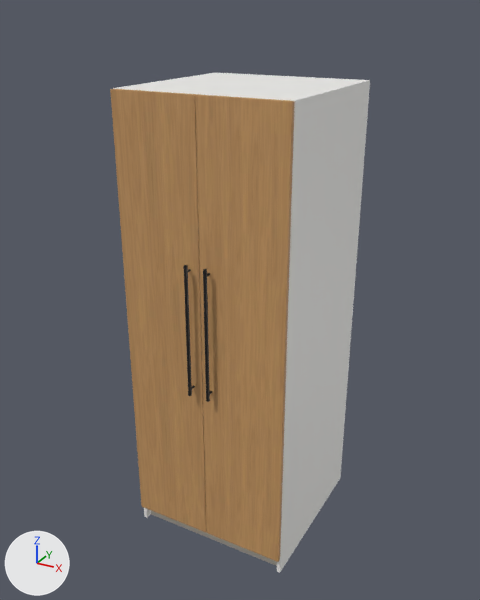
The glTF model twin/homes/mokryeon_180b/assets/furniture/wardrobe_3.glb as it was, and as the next commit left it.
Camera for both pictures: a 50 mm lens placed at (1.33, -2.47, 2.38), pointed at (-0.02, -0.01, 1.15). Lighting does not change. The marker at lower left points along +X, +Y and +Z. The picture after the commit comes second. Where no turn or scale is listed for an object, it has been applied to the vertices. Vertices at exactly the same position are counted once.

Names of what the first picture shows: 'wardrobe_3_carcass', 'wardrobe_3_door_l', 'wardrobe_3_door_r' and 3 more.
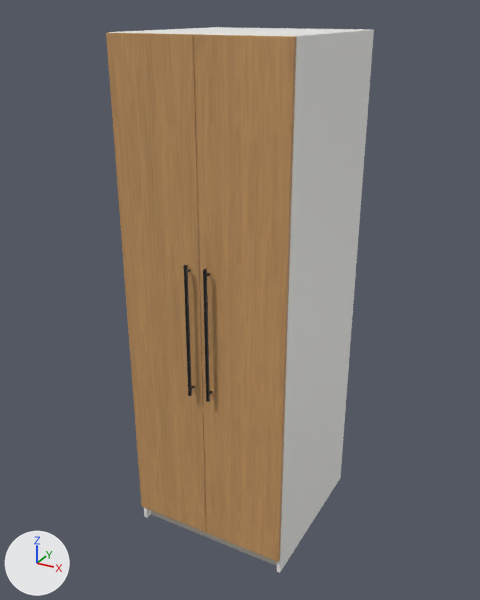
Where the newer file only moved an object's origin or applied its transform, the numbers keep the older frame.

Changed parts and their boxes (x1, y1, x2, y2) in the pictures (480 x 600 px; the box of a moved part takes in the faces that stretch with it):
'wardrobe_3_door_r', moved, rescaled (13% taller): before (195, 94, 294, 562); after (194, 34, 296, 562)
'wardrobe_3_carcass', reshaped (9% taller): before (113, 73, 370, 573); after (109, 27, 374, 573)
'wardrobe_3_door_l', moved, rescaled (13% taller): before (110, 89, 207, 532); after (106, 33, 207, 532)
part 1 of me_wardrobe_3_carcass, moved or reshaped: before (117, 73, 369, 517); after (113, 27, 364, 517)

The change in detail:
me_wardrobe_3_carcass is used by ob_wardrobe_3_carcass; location (0.0, 0.028, 1.05).
me_wardrobe_3_carcass had 478 vertices, 940 faces and spanned x -0.38..0.38, y -0.39..0.39, z -1.05..1.05.
me_wardrobe_3_carcass now has 474 vertices, 940 faces and spans x -0.38..0.38, y -0.39..0.39, z -1.05..1.25.
me_wardrobe_3_carcass part 1: 138 vertices moved from x -0.38..0.38, y -0.39..0.39, z 1.03..1.05 to x -0.38..0.38, y -0.39..0.39, z 1.23..1.25; 100 vertices removed from x -0.37..0.37, y -0.39..0.39, z 1.03..1.05; 98 vertices added at x -0.37..0.37, y -0.39..0.39, z 1.23..1.25.
Other edits to the shape of me_wardrobe_3_carcass do not show in these pictures.
me_wardrobe_3_door_l is used by ob_wardrobe_3_door_l; location (-0.192, -0.368, 1.09).
me_wardrobe_3_door_l had 96 vertices, 188 faces and spanned x -0.19..0.19, y -0.01..0.01, z -1.01..1.01.
me_wardrobe_3_door_l now has 96 vertices, 188 faces and spans x -0.19..0.19, y -0.01..0.01, z -1.01..1.21.
me_wardrobe_3_door_l part 2: the whole mesh is scaled about its middle by (1, 1, 1.1), then moved by (0.0, 0.0, 0.1).
me_wardrobe_3_door_r is used by ob_wardrobe_3_door_r; location (0.192, -0.368, 1.09).
me_wardrobe_3_door_r had 96 vertices, 188 faces and spanned x -0.19..0.19, y -0.01..0.01, z -1.01..1.01.
me_wardrobe_3_door_r now has 96 vertices, 188 faces and spans x -0.19..0.19, y -0.01..0.01, z -1.01..1.21.
me_wardrobe_3_door_r part 3: the whole mesh is scaled about its middle by (1, 1, 1.1), then moved by (0.0, 0.0, 0.1).
